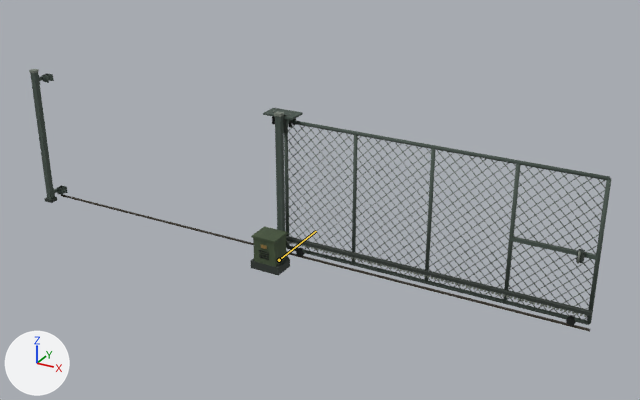
An edit to the Blender file art/SG_ChainLink.blend, drawn before and after from the same camera.
Both versions are drawn from a 50 mm lens placed at (9.48, -8.85, 5.42), pointed at (4.5, 0.2, 0.9). The axes (+X, +Y, +Z) are drawn at lower left. The lights are the same throughout. The older version comes first. Both versions are drawn at frame 49 of the action 'SG_Open.004'; the numbers are the values there. The bones that bend it are drawn over the model as lines.

In view in the first picture: 'SG_4_Drive.001', 'SG_4_Leaf.001', 'SG_4_Post_Left.001', 'SG_4_Post_Right.001' and 8 more.
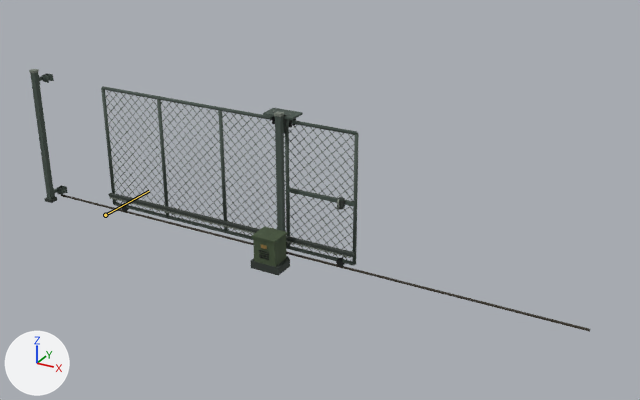
Changed parts and their boxes (x1, y1, x2, y2) in the pictures (640 x 400 px):
'SG_4_Leaf.001', posed (21% narrower, 12% shorter)
    before: (284, 120, 611, 326)
    after: (101, 86, 359, 267)
bone 'DoorBone', root to tip
    before: (279, 260) to (316, 231)
    after: (105, 215) to (149, 191)

Diff of the bpy script that builds the scene:
```diff
--- a/art/SG_ChainLink.blend.py
+++ b/art/SG_ChainLink.blend.py
@@ bone_doorbone @@
 bone_doorbone = bpy.data.objects['SG_4_Rig.001'].pose.bones['DoorBone']
-bone_doorbone.location = (4.0, 0.0, 0.0)
+bone_doorbone.location = (1.037, 0.0, 0.0)
```
